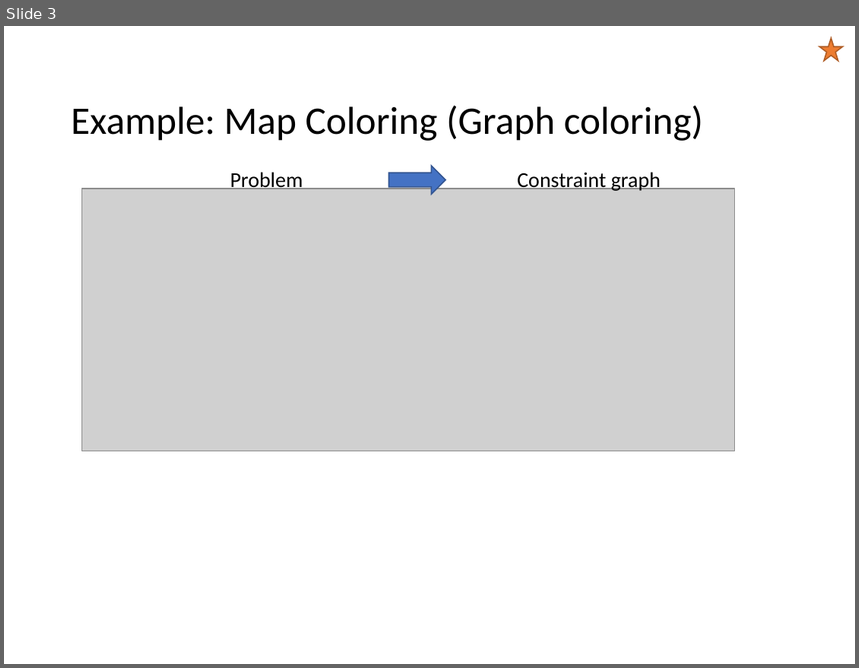
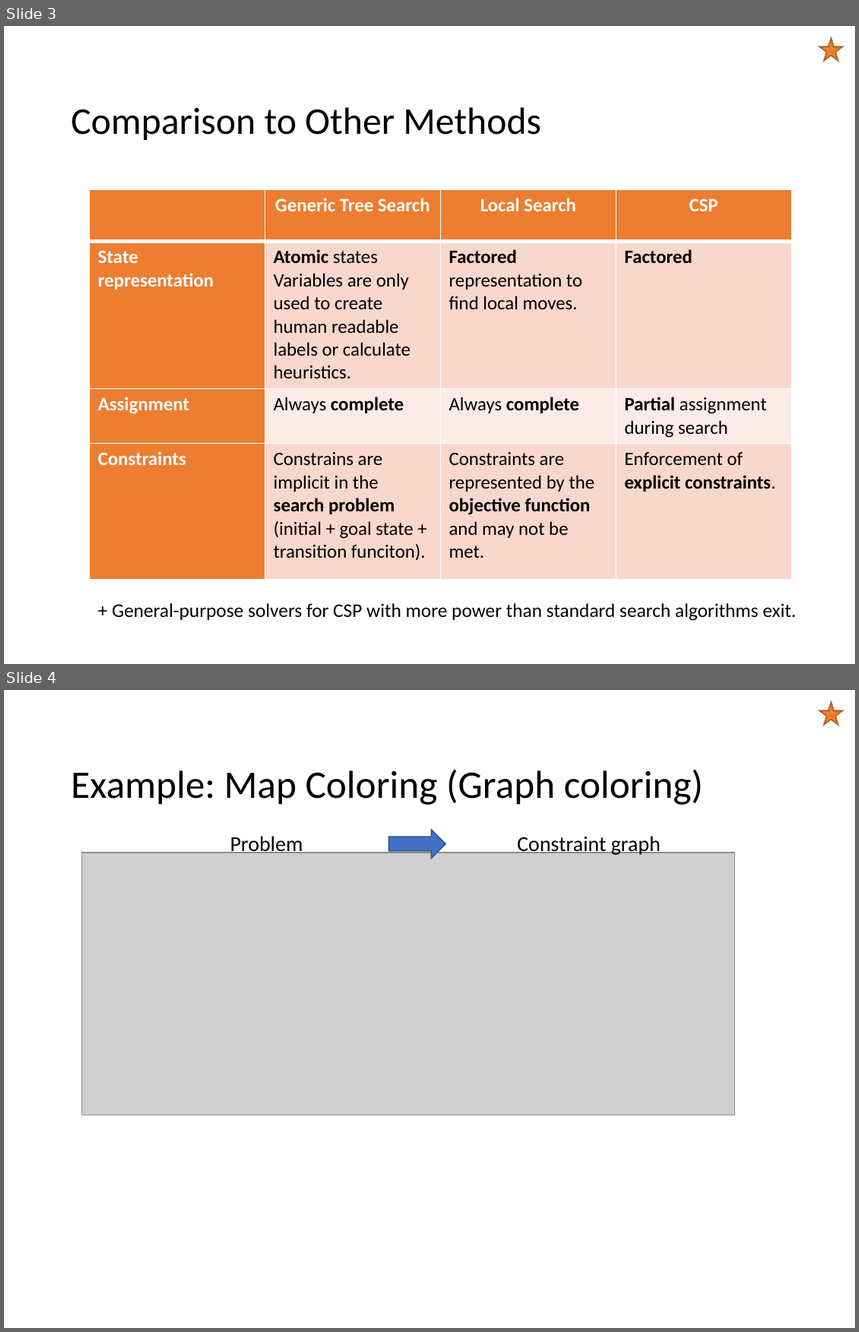
Before and after one commit to mhahsler/CS7320-AI, a slide deck: slides/06_CSP.pptx. Shown one above the other, each under a label of ours: slide 3 before the commit, slides 3 and 4 after it. The pictures are 859x668 and 859x1332 pixels, drawn with LibreOffice and Linux fonts; fonts in the diff are those of the drawing; grey boxes stand for pictures. Boxes give left, top, right and bottom in pixels: in the first picture for what was removed or moved away, otherwise in the second. Text is boxed around its words. In the diff, an @@ line names an element or a change of style, - is before the commit and + after.

```diff
--- a/slides/06_CSP.pptx
+++ b/slides/06_CSP.pptx
@@ slide 3 added at <box>4,26,855,664</box>, background #FFFFFF @@
@@ star added at <box>819,38,842,61</box>, fill #ED7D31, outline #AF5C24 1 pt @@
@@ title added at <box>71,107,541,140</box>, 32 pt, text #000000 @@
+Comparison to Other Methods
@@ table added at <box>89,189,791,576</box>, 4 rows, 4 columns @@
+ | Generic Tree Search | Local Search | CSP
+State representation | Atomic states Variables are only used to create human readable labels or calculate heuristics. | Factored representation to find local moves. | Factored
+Assignment | Always complete | Always complete | Partial assignment during search
+Constraints | Constrains are implicit in the search problem (initial + goal state + transition funciton). | Constraints are represented by the objective function and may not be met. | Enforcement of explicit constraints.
@@ text added at <box>112,604,797,621</box>, 16.3 pt, text #000000 @@
++ General-purpose solvers for CSP with more power than standard search algorithms exit.
@@ what was slide 3 is now slide 4 @@
```
Also in this commit, not shown: 6 slides changed, 1 other file.
